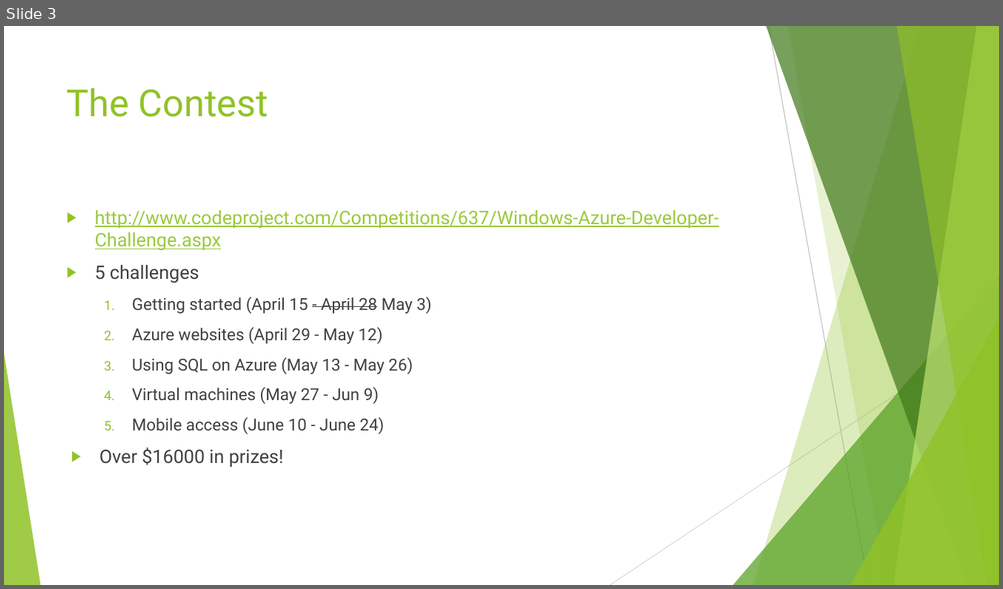
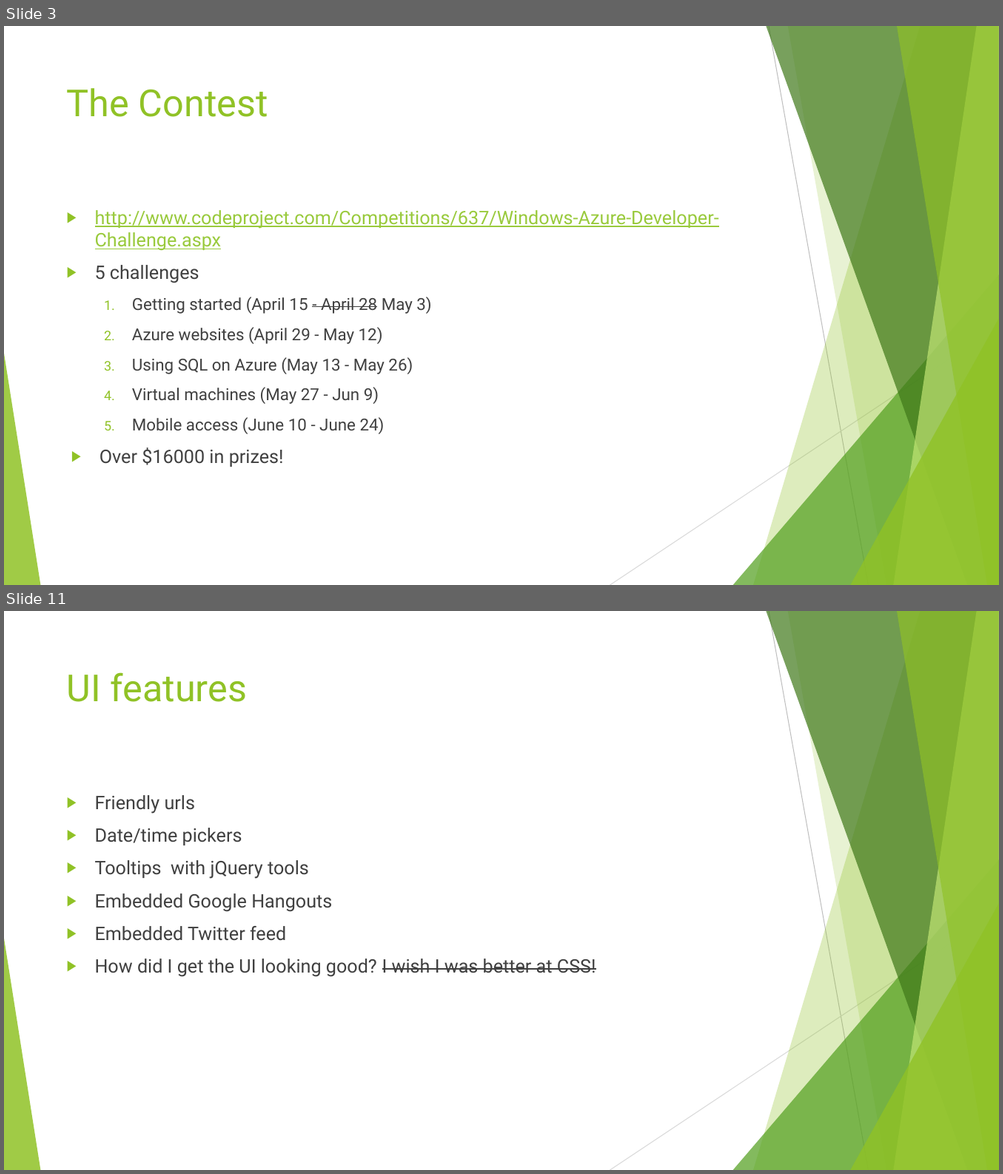
Before and after one commit to phillee007/youconf, a slide deck: The CodeProject Windows Azure Developer Contest.pptx. Shown one above the other, each under a label of ours: slide 3 before the commit, slides 3 and 11 after it; the slides between them are not shown. The pictures are 1003x589 and 1003x1174 pixels, drawn with LibreOffice and Linux fonts; fonts in the diff are those of the drawing. Boxes give left, top, right and bottom in pixels: in the first picture for what was removed or moved away, otherwise in the second. Text is boxed around its words. In the diff, an @@ line names an element or a change of style, - is before the commit and + after.

```diff
--- a/The CodeProject Windows Azure Developer Contest.pptx
+++ b/The CodeProject Windows Azure Developer Contest.pptx
@@ slide 11 added at bbox=[4, 611, 999, 1170], background #FFFFFF; not listed: 10 template elements that a slide beside it also shows @@
@@ title added at bbox=[67, 672, 247, 702], 36 pt, text #90C226 @@
+UI features
@@ text added at bbox=[95, 795, 596, 977], 18 pt, text #404040 @@
+▶ Friendly urls
+▶ Date/time pickers
+▶ Tooltips with jQuery tools
+▶ Embedded Google Hangouts
+▶ Embedded Twitter feed
+▶ How did I get the UI looking good? I wish I was better at CSS!
```
Also in this commit, not shown: 2 slides changed, 12 other slides added.
